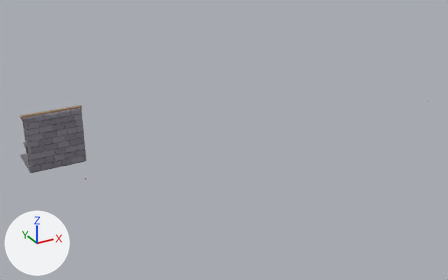
An edit to the glTF model GYM ARC/Art/GemMine/Forge.glb, drawn before and after from the same camera.
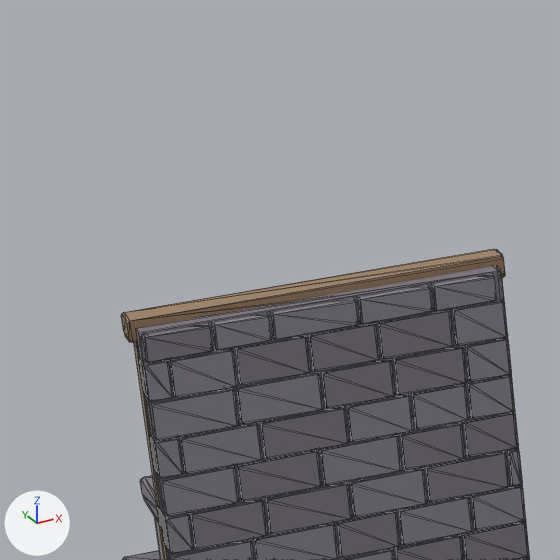
Old and new are each drawn whole from a 50 mm lens placed at (-31.2, -148.3, 61.2), pointed at (42.8, -13.7, -6.1) and again close up on the part from 0% to 20% of the width and 23% to 55% of the height. Every picture has the same lights, and +X, +Y and +Z are marked at lower left. The first two pictures are the older version. The close-ups show mesh edges as thin lines. Vertices at exactly the same position are counted once.

Script lines for the objects in view, before the commit:
```python
me_forge_stonea = bpy.data.meshes.new('Forge_StoneA')
me_forge_stonea.from_pydata(...)  # 600 vertices, 1100 faces; spans x -7.0..7.0, y -6.66..-2.0, z -6.92..7.08
me_forge_stonea.materials.append(mat_f_stonea)  # grey #837f89
me_forge_stoneb = bpy.data.meshes.new('Forge_StoneB')
me_forge_stoneb.from_pydata(...)  # 648 vertices, 1188 faces; spans x -7.0..6.94, y -6.66..-5.34, z -6.84..6.99
me_forge_stoneb.materials.append(mat_f_stoneb)  # grey #918d98
me_forge_wood = bpy.data.meshes.new('Forge_Wood')
me_forge_wood.from_pydata(...)  # 72 vertices, 132 faces; spans x -7.3..7.3, y -5.8..-4.8, z -6.92..7.43
me_forge_wood.materials.append(mat_f_wood)  # brown #a08366
ob_forge_stonea = bpy.data.objects.new('Forge_StoneA', me_forge_stonea)
ob_forge_stonea.location = (0.0, 0.0, 0.0)
ob_forge_stoneb = bpy.data.objects.new('Forge_StoneB', me_forge_stoneb)
ob_forge_stoneb.location = (0.0, 0.0, 0.0)
ob_forge_wood = bpy.data.objects.new('Forge_Wood', me_forge_wood)
ob_forge_wood.location = (0.0, 0.0, 0.0)
```
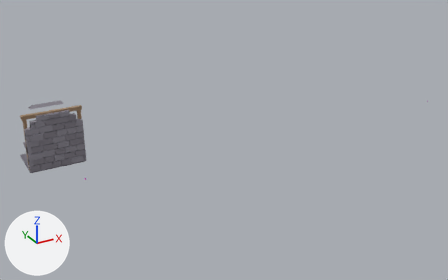
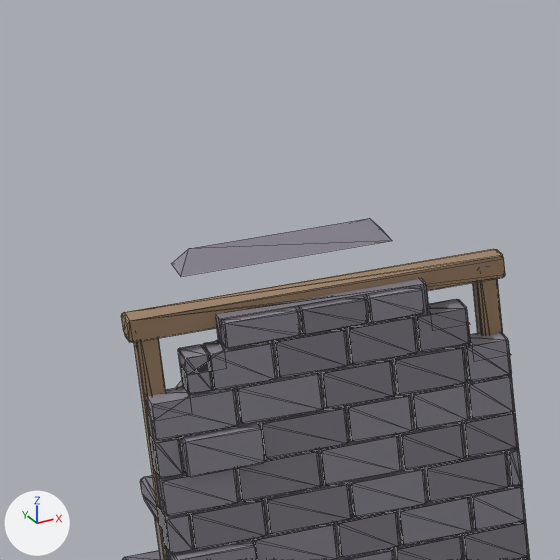
What differs and where, as boxes [x1, y1, x2, y2] in the close-ups (560 x 560 px; the box of a moved part takes in the faces that stretch with it):
'Forge_StoneB', reshaped
    before: [138, 274, 526, 560]
    after: [147, 219, 526, 560]
'Forge_StoneA', reshaped
    before: [136, 266, 530, 560]
    after: [140, 279, 530, 560]
part 1 of me_forge_stonea, moved or reshaped
    before: [235, 335, 311, 385]
    after: [275, 328, 350, 377]
part 2 of me_forge_stonea, moved or reshaped
    before: [309, 323, 380, 371]
    after: [348, 316, 418, 364]
part 3 of me_forge_stonea, moved or reshaped
    before: [141, 324, 213, 362]
    after: [299, 297, 368, 334]
part 4 of me_forge_stonea, rebuilt
    before: [378, 310, 454, 359]
    after: [416, 299, 470, 352]
part 5 of me_forge_stonea, added
    after: [182, 329, 471, 402]
part 6 of me_forge_stonea, added
    after: [216, 279, 430, 356]
part 7 of me_forge_stonea, cut back
    before: [136, 266, 530, 560]
    after: [147, 309, 530, 560]
part 8 of me_forge_stoneb, moved or reshaped
    before: [270, 298, 358, 339]
    after: [221, 308, 300, 348]
part 9 of me_forge_stoneb, moved or reshaped
    before: [212, 314, 271, 350]
    after: [367, 287, 424, 322]
part 10 of me_forge_stoneb, deleted
    before: [452, 300, 508, 345]
part 11 of me_forge_stoneb, deleted
    before: [431, 274, 497, 311]
part 12 of me_forge_stoneb, moved or reshaped
    before: [138, 348, 263, 560]
    after: [172, 341, 277, 560]
part 13 of me_forge_stoneb, added
    after: [172, 219, 392, 276]

Patch to the scene script:
```diff
--- a/GYM ARC/Art/GemMine/Forge.glb.py
+++ b/GYM ARC/Art/GemMine/Forge.glb.py
@@ me_forge_stonea @@
-me_forge_stonea.from_pydata(...)  # 600 vertices, 1100 faces; spans x -7.0..7.0, y -6.66..-2.0, z -6.92..7.08
+me_forge_stonea.from_pydata(...)  # 672 vertices, 1220 faces; spans x -7.0..7.0, y -6.66..-2.0, z -6.92..7.08
+# me_forge_stonea part 1: the loose piece of 24 vertices spanning x -3.55..-0.85, y -6.6..-5.4, z 4.36..5.84 is moved by (1.5, 0.0, 0.0)
+# me_forge_stonea part 2: the loose piece of 24 vertices spanning x -0.73..1.85, y -6.6..-5.4, z 4.36..5.84 is moved by (1.5, 0.0, 0.0)
+# me_forge_stonea part 3: the loose piece of 24 vertices spanning x -6.94..-4.44, y -6.64..-5.36, z 5.96..6.99 is moved by (5.95, 0.0, 0.0)
+# me_forge_stonea part 4: the loose piece of 24 vertices spanning x 1.97..4.79, y -6.6..-5.4, z 4.36..5.84 is rebuilt with 24 vertices and now spans x 3.47..5.44, y -6.6..-5.4, z 4.36..5.84
+# me_forge_stonea part 5: a new loose piece of 24 vertices spanning x -5.5..5.5, y -6.4..-5.6, z 3.6..5.2, in mat_f_stonea (grey #837f89)
+# me_forge_stonea part 6: a new loose piece of 24 vertices spanning x -4.0..4.0, y -6.4..-5.6, z 5.2..7.08, in mat_f_stonea (grey #837f89)
+# me_forge_stonea part 7
+# 12 vertices in x -7.0..7.0, y -6.4..-5.6, z 6.93..7.08 move by (0.0, 0.0, -3.48)
+# 12 vertices are added at x -7.0..7.0, y -6.6, z 3.55..5.9
+# 12 new vertices lie (0.0, 1.2, 0.0) away from vertices in x -7.0..7.0, y -6.6, z 3.55..5.9
+# 32 new faces join them
 me_forge_stonea.materials.append(mat_f_stonea)
@@ me_forge_stoneb @@
 # verts and faces of me_forge_stoneb; kept vertices keep their numbers, new ones are numbered from 648
-me_forge_stoneb.from_pydata(...)  # 648 vertices, 1188 faces; spans x -7.0..6.94, y -6.66..-5.34, z -6.84..6.99
+me_forge_stoneb.from_pydata(...)  # 582 vertices, 1064 faces; spans x -7.0..6.94, y -7.01..0.8, z -6.84..7.8
+# me_forge_stoneb part 8: the loose piece of 24 vertices spanning x -2.09..1.15, y -6.63..-5.37, z 5.96..6.99 is scaled about its middle by (0.873, 1.02, 1), then moved by (-2.05, 0.0, 0.0)
+# me_forge_stoneb part 9: the loose piece of 24 vertices spanning x -4.32..-2.21, y -6.64..-5.36, z 5.96..6.99 is moved by (5.95, 0.0, 0.0)
+# me_forge_stoneb part 10: the loose piece of 24 vertices spanning x 4.91..6.94, y -6.64..-5.36, z 4.36..5.84 is deleted
+# me_forge_stoneb part 11: the loose piece of 24 vertices spanning x 4.18..6.63, y -6.64..-5.36, z 5.96..6.99 is deleted
+# me_forge_stoneb part 12
+# 24 vertices are removed from x -6.94..-3.1, y -6.66..-5.34, z -3.64..2.64
+# 88 faces are deleted
+# 48 vertices in x -7.0..-3.67, y -6.66..-5.34, z 4.36..5.84 move by (1.5, 0.0, 0.0)
+# 14 vertices in x -6.94..-3.1, y -6.66..-6.57, z -3.64..2.64 move by (0.0, -0.35, 0.0)
+# 10 vertices in x -6.94..-3.1, y -5.43..-5.34, z -3.64..2.64 move by (0.0, 0.35, 0.0)
+# 12 vertices are added at x -6.94..-3.1, y -7.01..-4.99, z -3.64..2.64
+# 6 new vertices lie (-0.08, 0.0, 0.08) away from vertices in x -6.86..-3.1, y -6.66..-5.34, z -3.64..2.56
+# 6 new vertices lie (0.08, -0.08, 0.0) away from vertices in x -6.94..-3.18, y -6.58..-5.34, z -3.64..2.64
+# 88 new faces join them
+# me_forge_stoneb part 13
+verts[672] = (-4.2, 0.8, 7.0)  # pixel (171, 263)
+verts[673] = (-4.2, -0.8, 7.0)  # pixel (180, 276)
+verts[674] = (4.2, 0.8, 7.0)  # pixel (381, 228)
+verts[675] = (4.2, -0.8, 7.0)  # pixel (392, 240)
+verts[676] = (-3.6, 0.0, 7.8)  # pixel (188, 248)
+verts[677] = (3.6, 0.0, 7.8)  # pixel (369, 218)
+faces += [(674, 677, 675), (672, 675, 673), (672, 674, 675), (672, 676, 677), (672, 677, 674), (673, 675, 676)]
+faces += [(675, 677, 676), (672, 673, 676)]
+# other edits to the shape of me_forge_stoneb do not show in these pictures
 me_forge_stoneb.materials.append(mat_f_stoneb)
```
